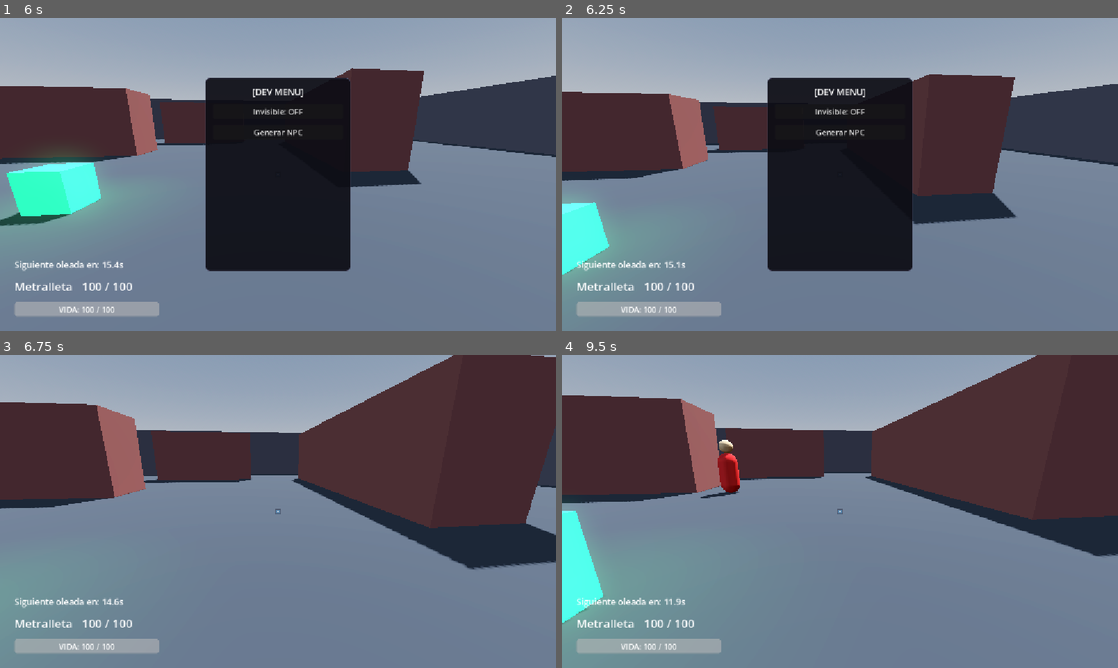
Above: before the commit, frames 1-4 (two rows, left to right).
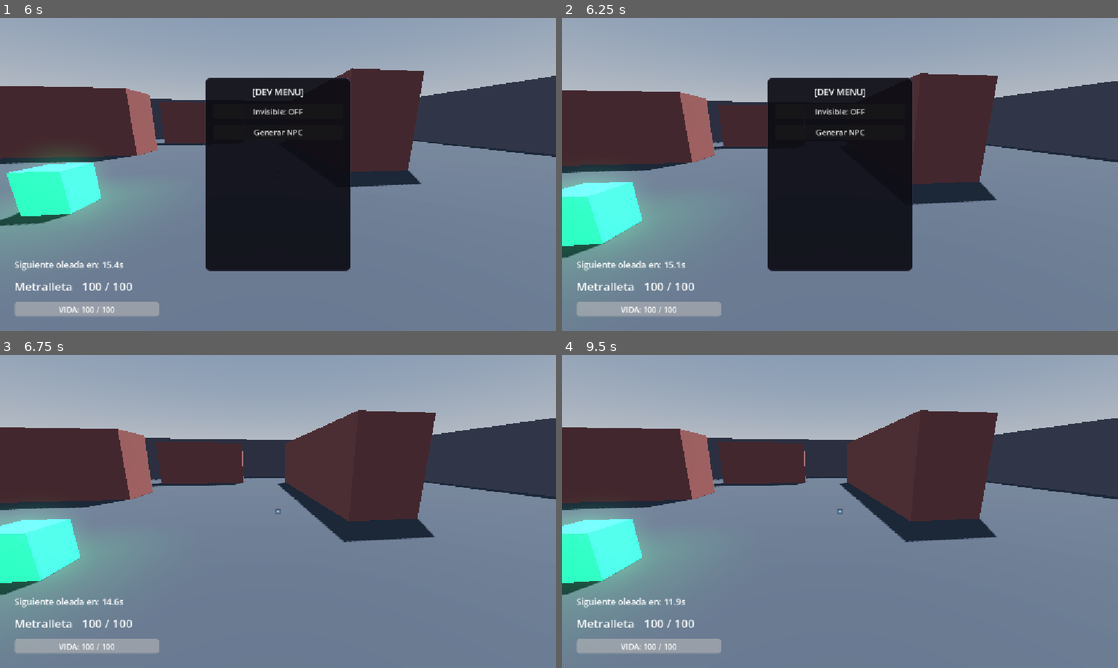
Above: after the commit, the same moments.

Repository: Jillkrav/Fps-Prueba
Game: Godot game, scene res://scenes/main_menu.tscn
Two runs of this game, one before a commit and one after it. Both use one fixed random seed, a clock stepped at 60 frames per second and the inputs below. The engine's default icon, where the game draws it, is replaced by a stand-in: a white triangle on a blue panel in a dark square.
Inputs (mouse positions are in pixels of both pictures, inside the frame that each line leads up to):
- Up to frame 1 (6 s): click "JUGAR" at 0.5 s; click "MAPA 1 (Laberíntico)" at 1.25 s; click "🔴 EQUIPO ROJO" at 2 s; click "USP" at 2.75 s; tap Enter (ui_accept) at 3.5, 3.77, 4.52 s; move the mouse to (305, 174) at 3.52 s; hold W 3.53-4.28 s; tap Q at 3.6 s; click (305, 174) at 3.67 s; move the mouse to (166, 190) at 4.27 s; hold S 4.28-5.03 s; tap R at 4.35 s; move the mouse to (333, 105) at 5.02 s; hold D 5.03-5.78 s; hold F 5.03-5.78 s; move the mouse to (250, 237) at 5.77 s; hold W from 5.78 s (still down); tap Space at 5.85 s; click (250, 237) at 5.92 s
- Up to frame 2 (6.25 s): keep holding W; tap Enter (ui_accept) at 6.02 s
- Up to frame 3 (6.75 s): move the mouse to (444, 558) at 6.52 s; release W at 6.53 s; hold A from 6.53 s (still down); tap Q at 6.6 s
- Up to frame 4 (9.5 s): tap Enter (ui_accept) at 6.77, 7.25, 7.52, 8, 9.02 s; move the mouse to (673, 464) at 7.27 s; tap R at 7.35 s; move the mouse to (867, 511) at 8.02 s; release A at 8.03 s; hold S 8.03-8.78 s; hold F 8.03-8.78 s; click (867, 511) at 8.17 s; move the mouse to (756, 433) at 8.77 s; hold D from 8.78 s (still down); tap Space at 8.85 s

Frame 1 is identical in both runs. In frame 2, 8.0% of the frame differs, in the area x 0-100%, y 17-83%; in frame 3, 25%; in frame 4, 27%, in the area x 0-100%, y 0-88%.

Commit message:
refactor(npc): NPC unico universal + mapa 3 sin spawn points

Diff:
--- a/scenes/maps/map_3.tscn
+++ b/scenes/maps/map_3.tscn
@@ -118,15 +118,7 @@
 
 [node name="EnemySpawner" type="Node3D" parent="."]
 script = ExtResource("3_spawner")
-
-[node name="SpawnPoint1" type="Marker3D" parent="EnemySpawner"]
-transform = Transform3D(1, 0, 0, 0, 1, 0, 0, 0, 1, -35, 0.5, -35)
-
-[node name="SpawnPoint2" type="Marker3D" parent="EnemySpawner"]
-transform = Transform3D(1, 0, 0, 0, 1, 0, 0, 0, 1, 35, 0.5, -35)
-
-[node name="SpawnPoint3" type="Marker3D" parent="EnemySpawner"]
-transform = Transform3D(1, 0, 0, 0, 1, 0, 0, 0, 1, 0, 0.5, -30)
+disabled = true
 
 [node name="HUDLayer" parent="." groups=["hud"] instance=ExtResource("4_hud")]
 
--- a/scripts/dev_menu.gd
+++ b/scripts/dev_menu.gd
@@ -2,8 +2,8 @@
 ## Nodo DevMenu en hud.tscn es tipo Control -> extends Control.
 extends Control
 
-const NPC_CON_ARMA: String = "res://scenes/npcs/npc_pistolero.tscn"
-const NPC_MELEE:    String = "res://scenes/npcs/npc_melee.tscn"
+# Solo usa npc_base.tscn: el arma determina el comportamiento
+const NPC_SCENE: String = "res://scenes/npcs/npc_base.tscn"
 
 @onready var panel_principal: Panel        = $PanelPrincipal
 @onready var panel_npc: Panel              = $PanelNPC
@@ -23,10 +23,9 @@
 func _ready() -> void:
 	process_mode = Node.PROCESS_MODE_ALWAYS
 
+	# opt_tipo_npc se reutiliza como selector de arma directamente
 	opt_tipo_npc.clear()
-	opt_tipo_npc.add_item("Con Arma")
-	opt_tipo_npc.add_item("Melee")
-	opt_tipo_npc.item_selected.connect(_on_tipo_npc_changed)
+	_poblar_armas_en(opt_tipo_npc)
 
 	opt_relacion.clear()
 	opt_relacion.add_item("Enemigo",  NpcBase.Relacion.ENEMIGO)
@@ -38,8 +37,6 @@
 	opt_experiencia.add_item("Media", NpcBase.Experiencia.MEDIA)
 	opt_experiencia.add_item("Alta",  NpcBase.Experiencia.ALTA)
 
-	_crear_selector_arma()
-
 	visible = false
 	panel_principal.visible = true
 	panel_npc.visible = false
@@ -49,31 +46,22 @@
 	btn_spawn.pressed.connect(_on_spawn_pressed)
 	btn_volver.pressed.connect(_on_volver_pressed)
 
-func _crear_selector_arma() -> void:
-	if opt_arma_dinamico != null:
-		opt_arma_dinamico.queue_free()
-	opt_arma_dinamico = OptionButton.new()
-	opt_arma_dinamico.add_theme_font_size_override("font_size", 14)
-	$PanelNPC/VBox.add_child(opt_arma_dinamico)
-	$PanelNPC/VBox.move_child(opt_arma_dinamico, btn_spawn.get_index())
-	_poblar_armas()
-
-func _poblar_armas() -> void:
-	if opt_arma_dinamico == null:
-		return
+func _poblar_armas_en(opt: OptionButton) -> void:
 	_armas_lista.clear()
-	opt_arma_dinamico.clear()
+	opt.clear()
 	var armas_raw: Dictionary = {}
 	if ConfigManager and ConfigManager._data.has("Armas"):
 		armas_raw = ConfigManager._data["Armas"]
 	for categoria in armas_raw.keys():
 		for nombre in armas_raw[categoria].keys():
 			_armas_lista.append(nombre)
-			opt_arma_dinamico.add_item("%s [%s]" % [nombre, categoria])
-	if _armas_lista.is_empty():
-		_armas_lista = ["USP"]
-		opt_arma_dinamico.add_item("USP [Pistolas]")
-		push_warning("DevMenu: sin armas en ConfigManager, usando USP como fallback")
+			opt.add_item("%s [%s]" % [nombre, categoria])
+	# Opcion sin arma (melee)
+	_armas_lista.append("")
+	opt.add_item("Sin arma (Melee)")
+	if _armas_lista.is_empty() or (_armas_lista.size() == 1 and _armas_lista[0] == ""):
+		_armas_lista = [""]
+		push_warning("DevMenu: sin armas en ConfigManager, solo opcion Melee disponible")
 
 func toggle_menu() -> void:
 	visible = !visible
@@ -105,33 +93,25 @@
 	panel_npc.visible = false
 	panel_principal.visible = true
 
-func _on_tipo_npc_changed(index: int) -> void:
-	if opt_arma_dinamico != null:
-		opt_arma_dinamico.disabled = (index == 1)
-
 func _on_spawn_pressed() -> void:
-	var es_melee: bool = (opt_tipo_npc.get_selected() == 1)
-	var escena_path: String = NPC_MELEE if es_melee else NPC_CON_ARMA
-
-	var packed: PackedScene = load(escena_path)
+	var packed: PackedScene = load(NPC_SCENE)
 	if not packed:
-		push_error("DevMenu: no se pudo cargar escena: " + escena_path)
+		push_error("DevMenu: no se pudo cargar escena: " + NPC_SCENE)
 		return
 
 	var npc: NpcBase = packed.instantiate() as NpcBase
 	if not npc:
-		push_error("DevMenu: la escena no es un NpcBase: " + escena_path)
+		push_error("DevMenu: la escena no instancio NpcBase")
 		return
 
-	# Marcar que la relacion fue forzada ANTES de add_child para que _ready() no la pise
+	# Asignar relacion, experiencia y arma ANTES de add_child
 	npc._relacion_forzada = true
 	npc.relacion    = opt_relacion.get_selected_id() as NpcBase.Relacion
 	npc.experiencia = opt_experiencia.get_selected_id() as NpcBase.Experiencia
 
-	if not es_melee and opt_arma_dinamico != null:
-		var idx: int = opt_arma_dinamico.get_selected()
-		if idx >= 0 and idx < _armas_lista.size():
-			npc.nombre_arma = _armas_lista[idx]
+	var idx: int = opt_tipo_npc.get_selected()
+	if idx >= 0 and idx < _armas_lista.size():
+		npc.nombre_arma = _armas_lista[idx]
 
 	var player: Node3D = get_tree().get_first_node_in_group("player") as Node3D
 	if not player:
@@ -147,12 +127,7 @@
 	world.add_child(npc)
 	npc.global_transform.origin = spawn_pos
 
-	var arma_txt: String = "Melee"
-	if not es_melee and opt_arma_dinamico != null:
-		var idx: int = opt_arma_dinamico.get_selected()
-		if idx >= 0 and idx < _armas_lista.size():
-			arma_txt = _armas_lista[idx]
-
+	var arma_txt: String = npc.nombre_arma if npc.nombre_arma != "" else "Melee"
 	lbl_status.text = "NPC: %s | %s | Arma: %s" % [
 		opt_relacion.get_item_text(opt_relacion.get_selected()),
 		opt_experiencia.get_item_text(opt_experiencia.get_selected()),
--- a/scripts/npc_base.gd
+++ b/scripts/npc_base.gd
@@ -1,4 +1,8 @@
 # scripts/npc_base.gd
+# NPC UNIVERSAL: el comportamiento de combate depende del arma asignada.
+# Si el arma tiene rango > 1.8 metros => ataca con raycast (disparo).
+# Si no => ataca cuerpo a cuerpo.
+# No se necesitan subclases NpcPistolero/NpcEscopetero/NpcMelee.
 extends CharacterBody3D
 class_name NpcBase
 
@@ -27,12 +31,13 @@
 @export var estado:      Estado      = Estado.IDLE
 
 ## Equipo al que pertenece: "rojo" o "azul".
-## Los NPC con relacion ENEMIGO son siempre equipo "rojo".
-## Los NPC con relacion AMIGABLE heredan el equipo del jugador.
 @export var equipo: String = "rojo"
 
-## Nombre del arma a usar (debe coincidir exactamente con la clave en skill.cfg.json).
+## Nombre del arma a usar. Si esta vacio, el NPC pelea cuerpo a cuerpo.
 @export var nombre_arma: String = ""
+
+# Usado por el spawner/DevMenu para indicar que relacion fue asignada externamente
+var _relacion_forzada: bool = false
 
 # ─────────────────────────────────────────
 # COMBATE
@@ -40,7 +45,7 @@
 
 @export var max_health:   float = 100.0
 @export var speed:        float = 3.0
-@export var damage:       float = 10.0
+@export var damage:       float = 15.0
 @export var attack_range: float = 2.0
 @export var attack_rate:  float = 1.0
 
@@ -54,7 +59,12 @@
 var is_dead:          bool   = false
 var _base_color:      Color  = Color.WHITE
 
-# Cast explicito a float para evitar warning "Variant value"
+# true = ataca a distancia con raycast; false = cuerpo a cuerpo
+var _es_ranged: bool = false
+
+# Si el arma tiene patron escopeta (multiples rayos)
+var _es_escopeta: bool = false
+
 var gravity: float = float(ProjectSettings.get_setting("physics/3d/default_gravity"))
 
 @onready var navigation_agent: NavigationAgent3D = get_node_or_null("NavigationAgent3D")
@@ -70,6 +80,7 @@
 # ─────────────────────────────────────────
 
 func _ready() -> void:
+	# Vida segun relacion
 	if max_health == 100.0:
 		if relacion == Relacion.AMIGABLE:
 			max_health = ConfigManager.get_vida_npc("Aliado")
@@ -77,34 +88,83 @@
 			max_health = ConfigManager.get_vida_npc("Enemigo")
 	current_health = max_health
 
-	# Asignar equipo segun relacion si no fue forzado externamente
-	if relacion == Relacion.ENEMIGO:
-		equipo = "rojo"
-	# AMIGABLE: el equipo lo asigna el spawner segun el equipo del jugador
-
+	# Equipo segun relacion si no fue forzado
+	if not _relacion_forzada:
+		if relacion == Relacion.ENEMIGO:
+			equipo = "rojo"
+
+	# Configurar estadisticas de combate segun el arma del config
+	_configurar_arma()
 	_apply_relation_color()
 	_pick_target()
 	_setup_healthbar()
 
+func _configurar_arma() -> void:
+	# Sin arma: pelea melee con valores por defecto
+	if nombre_arma == "":
+		_es_ranged   = false
+		_es_escopeta = false
+		attack_range = 1.8
+		attack_rate  = 1.0
+		speed        = 4.0
+		damage       = 15.0
+		return
+
+	var cfg: Dictionary = ConfigManager.get_arma(nombre_arma)
+	if cfg.is_empty():
+		# Arma no encontrada, fallback melee
+		_es_ranged   = false
+		attack_range = 1.8
+		return
+
+	# Leer rango del config (clave "RangoAtaque" o fallback 10.0 si es arma)
+	var rango_cfg: float = float(cfg.get("RangoAtaque", 10.0))
+	attack_range = rango_cfg
+
+	# Si el rango es mayor a 1.8 metros, el NPC ataca a distancia
+	_es_ranged = rango_cfg > 1.8
+
+	# Detectar si es escopeta por el campo Categoria o nombre
+	var categoria: String = str(cfg.get("Categoria", "")).to_lower()
+	_es_escopeta = categoria.contains("escopeta") or nombre_arma.to_lower().contains("shotgun")
+
+	# DaNNO: preferir DaNNOAlNPC si existe
+	var danno_raw = cfg.get("DannoAlNPC", cfg.get("DaNNOAlNPC", cfg.get("DaNNÃ±oAlNPC", cfg.get("DañoAlNPC", 0.0))))
+	var danno_val: float = float(danno_raw)
+	if danno_val <= 0.0:
+		danno_val = float(cfg.get("Danno", cfg.get("Dano", 20.0)))
+	damage = danno_val
+
+	# Velocidad y cadencia segun tipo
+	if _es_ranged:
+		speed       = 2.5
+		attack_rate = float(cfg.get("CadenciaSegundos", 1.5))
+	else:
+		speed       = 4.0
+		attack_rate = 1.0
+
 func _physics_process(delta: float) -> void:
 	if is_dead:
 		return
 
-	# Mantener la barra de vida mirando siempre a la camara
+	# Barra de vida siempre de cara a la camara
 	if _healthbar_root and is_instance_valid(_healthbar_root):
 		var cam: Camera3D = get_viewport().get_camera_3d()
 		if cam:
 			_healthbar_root.look_at(cam.global_transform.origin, Vector3.UP)
 
+	# Re-buscar objetivo si el actual murio o es invalido
 	if target == null or not is_instance_valid(target) \
 			or (target.has_method("is_dead") and target.get("is_dead") == true):
 		_pick_target()
 
+	# Gravedad
 	if not is_on_floor():
 		velocity.y -= gravity * delta
 	else:
 		velocity.y = 0.0
 
+	# Si el jugador esta invisible, el NPC enemigo se detiene
 	if relacion == Relacion.ENEMIGO:
 		var player: Node = get_tree().get_first_node_in_group("player")
 		if player and player.is_in_group("invisible_to_npc"):
@@ -150,7 +210,6 @@
 	_healthbar_root.position = Vector3(0, 2.4, 0)
 	add_child(_healthbar_root)
 
-	# ── Fondo gris ──
 	_healthbar_bg      = MeshInstance3D.new()
 	var bg_mesh        := QuadMesh.new()
 	bg_mesh.size       = Vector2(1.1, 0.18)
@@ -163,7 +222,6 @@
 	_healthbar_bg.set_surface_override_material(0, bg_mat)
 	_healthbar_root.add_child(_healthbar_bg)
 
-	# ── Relleno (vida actual) ──
 	_healthbar_fill      = MeshInstance3D.new()
 	var fill_mesh        := QuadMesh.new()
 	fill_mesh.size       = Vector2(1.0, 0.13)
@@ -175,7 +233,6 @@
 	_healthbar_fill.set_surface_override_material(0, fill_mat)
 	_healthbar_root.add_child(_healthbar_fill)
 
-	# ── Label nombre del arma ──
 	_weapon_label_3d                  = Label3D.new()
 	_weapon_label_3d.position         = Vector3(0, 0.18, 0.01)
 	_weapon_label_3d.font_size        = 24
@@ -184,7 +241,7 @@
 	_weapon_label_3d.outline_modulate = Color(0, 0, 0, 0.8)
 	_weapon_label_3d.billboard        = BaseMaterial3D.BILLBOARD_DISABLED
 	_weapon_label_3d.double_sided     = true
-	_weapon_label_3d.text             = nombre_arma if nombre_arma != "" else "---"
+	_weapon_label_3d.text             = nombre_arma if nombre_arma != "" else "Melee"
 	_healthbar_root.add_child(_weapon_label_3d)
 
 	_update_healthbar()
@@ -195,8 +252,6 @@
 	var ratio: float = clamp(current_health / max_health, 0.0, 1.0)
 	_healthbar_fill.scale.x    = ratio
 	_healthbar_fill.position.x = (ratio - 1.0) * 0.5
-
-	# Cast explicito a StandardMaterial3D para evitar warning de Variant
 	var fill_mat: StandardMaterial3D = _healthbar_fill.get_surface_override_material(0) as StandardMaterial3D
 	if fill_mat:
 		if ratio > 0.5:
@@ -209,7 +264,7 @@
 func update_weapon_label(nombre: String) -> void:
 	nombre_arma = nombre
 	if is_instance_valid(_weapon_label_3d):
-		_weapon_label_3d.text = nombre if nombre != "" else "---"
+		_weapon_label_3d.text = nombre if nombre != "" else "Melee"
 
 # ─────────────────────────────────────────
 # RELACION
@@ -236,48 +291,32 @@
 	mesh.set_surface_override_material(0, mat)
 
 # ─────────────────────────────────────────
-# SELECCION DE OBJETIVO (IA DE EQUIPOS)
-# ─────────────────────────────────────────
-# Logica:
-#   - Un NPC ENEMIGO (equipo rojo) ataca al jugador Y a NPC AMIGABLE.
-#   - Un NPC AMIGABLE (equipo azul u otro) ataca a NPC ENEMIGO Y al jugador
-#     si el jugador es del equipo contrario.
-#   - El equipo del jugador se lee desde GameState.selected_team.
+# SELECCION DE OBJETIVO
 # ─────────────────────────────────────────
 
 func _es_enemigo_de(otro: Node) -> bool:
 	if not is_instance_valid(otro):
 		return false
-
-	# Otro es el jugador
 	if otro.is_in_group("player"):
 		var gs: Node = get_node_or_null("/root/GameState")
 		var equipo_jugador: String = "azul"
 		if gs and "selected_team" in gs:
 			equipo_jugador = gs.selected_team
-		# Si somos del mismo equipo que el jugador, NO es enemigo
 		return equipo != equipo_jugador
-
-	# Otro es un NPC
 	if otro is NpcBase:
 		return equipo != otro.equipo
-
 	return false
 
 func _pick_target() -> void:
 	target = null
 	var closest_dist: float = INF
-
-	# Evaluar al jugador como posible objetivo
 	var player: Node = get_tree().get_first_node_in_group("player")
 	if player and is_instance_valid(player) and _es_enemigo_de(player):
 		var d: float = global_transform.origin.distance_to((player as Node3D).global_transform.origin)
 		if d < closest_dist:
 			closest_dist = d
 			target = player as Node3D
-
-	# Evaluar NPC como posibles objetivos
-	for node in get_tree().get_nodes_in_group("npc"):
+	for node in get_tree().get_nodes_in_group("npcs"):
 		if node == self:
 			continue
 		if node is NpcBase and not node.is_dead and _es_enemigo_de(node):
@@ -306,8 +345,51 @@
 		perform_attack()
 
 func perform_attack() -> void:
-	if target and target.has_method("take_damage"):
-		target.take_damage(damage)
+	if target == null or not is_instance_valid(target):
+		return
+	if target.has_method("is_dead") and target.get("is_dead"):
+		return
+
+	if _es_ranged:
+		_atacar_a_distancia()
+	else:
+		_atacar_melee()
+
+func _atacar_melee() -> void:
+	target.take_damage(damage)
+
+func _atacar_a_distancia() -> void:
+	var space_state: PhysicsDirectSpaceState3D = get_world_3d().direct_space_state
+	var origin_pos: Vector3 = global_transform.origin + Vector3(0, 1.0, 0)
+	var target_pos: Vector3 = target.global_transform.origin + Vector3(0, 1.0, 0)
+
+	if _es_escopeta:
+		# Escopeta: 5 rayos con dispersion
+		var impactos: int = 0
+		var dist: float = global_transform.origin.distance_to(target.global_transform.origin)
+		var damage_mult: float = clamp((attack_range - dist) / attack_range, 0.2, 1.0)
+		for _i in range(5):
+			var spread_end: Vector3 = target_pos + Vector3(
+				randf_range(-0.5, 0.5),
+				randf_range(-0.5, 0.5),
+				randf_range(-0.5, 0.5)
+			)
+			var q := PhysicsRayQueryParameters3D.create(origin_pos, spread_end)
+			q.exclude = [self]
+			var res: Dictionary = space_state.intersect_ray(q)
+			if res and res.get("collider") == target:
+				impactos += 1
+			draw_debug_laser(origin_pos, spread_end, Color.ORANGE)
+		if impactos > 0:
+			target.take_damage(damage * damage_mult * impactos)
+	else:
+		# Arma de fuego normal: 1 rayo preciso
+		var q := PhysicsRayQueryParameters3D.create(origin_pos, target_pos)
+		q.exclude = [self]
+		var res: Dictionary = space_state.intersect_ray(q)
+		if res and res.get("collider") == target:
+			target.take_damage(damage)
+			draw_debug_laser(origin_pos, target_pos, Color.YELLOW)
 
 func take_damage(amount: float) -> void:
 	if is_dead:
@@ -343,9 +425,9 @@
 	var mesh_instance  := MeshInstance3D.new()
 	var immediate_mesh := ImmediateMesh.new()
 	var material       := StandardMaterial3D.new()
-	mesh_instance.mesh          = immediate_mesh
-	material.shading_mode       = StandardMaterial3D.SHADING_MODE_UNSHADED
-	material.albedo_color       = color
+	mesh_instance.mesh           = immediate_mesh
+	material.shading_mode        = StandardMaterial3D.SHADING_MODE_UNSHADED
+	material.albedo_color        = color
 	mesh_instance.material_override = material
 	get_parent().add_child(mesh_instance)
 	immediate_mesh.surface_begin(Mesh.PRIMITIVE_LINES)
--- a/scripts/spawner.gd
+++ b/scripts/spawner.gd
@@ -1,26 +1,29 @@
 # scripts/spawner.gd
+# Spawner universal: usa solo npc_base.tscn y asigna armas aleatorias del config.
 extends Node3D
 class_name NpcSpawner
 
-@export var spawn_interval: float = 20.0
-@export var spawn_count_per_cycle: int = 3
-@export var spawn_points_paths: Array[NodePath] = []
+@export var spawn_interval:         float = 20.0
+@export var spawn_count_per_cycle:  int   = 3
+@export var spawn_points_paths:     Array[NodePath] = []
 
-## Porcentaje de NPC aliados (Relacion.AMIGABLE) por wave (0.0 = todos enemigos, 1.0 = todos aliados)
+## Porcentaje de NPC aliados (0.0 = todos enemigos, 1.0 = todos aliados)
 @export_range(0.0, 1.0) var aliado_ratio: float = 0.0
 
-var npc_melee_scene: PackedScene      = preload("res://scenes/npcs/npc_melee.tscn")
-var npc_pistolero_scene: PackedScene  = preload("res://scenes/npcs/npc_pistolero.tscn")
-var npc_escopetero_scene: PackedScene = preload("res://scenes/npcs/npc_escopetero.tscn")
+## Si es true, el spawner no genera nada (util para mapas de testeo)
+@export var disabled: bool = false
+
+var npc_scene: PackedScene = preload("res://scenes/npcs/npc_base.tscn")
 
 var spawn_timer: Timer
 var spawn_points: Array[Marker3D] = []
 var hud: CanvasLayer = null
-
-# Mientras el selector de armas este abierto, el timer se pausa.
 var _selector_abierto: bool = false
 
 func _ready() -> void:
+	if disabled:
+		return
+
 	for path in spawn_points_paths:
 		var node: Node = get_node_or_null(path)
 		if node is Marker3D:
@@ -33,7 +36,7 @@
 
 	spawn_timer = Timer.new()
 	spawn_timer.wait_time = spawn_interval
-	spawn_timer.one_shot = false
+	spawn_timer.one_shot  = false
 	spawn_timer.autostart = true
 	add_child(spawn_timer)
 	spawn_timer.timeout.connect(_on_spawn_timeout)
@@ -46,69 +49,73 @@
 
 	call_deferred("spawn_wave")
 
-# ── API publica para pausar/reanudar el spawn desde el HUD ──────────
 func pausar_spawn() -> void:
 	_selector_abierto = true
-	if not spawn_timer.is_paused():
+	if spawn_timer and not spawn_timer.is_paused():
 		spawn_timer.set_paused(true)
 
 func reanudar_spawn() -> void:
 	_selector_abierto = false
-	if spawn_timer.is_paused():
+	if spawn_timer and spawn_timer.is_paused():
 		spawn_timer.set_paused(false)
 
 func _process(_delta: float) -> void:
-	if _selector_abierto:
+	if disabled or _selector_abierto:
 		return
-	if not spawn_timer.is_stopped():
+	if spawn_timer and not spawn_timer.is_stopped():
 		if hud and hud.has_method("update_spawn_timer"):
 			hud.update_spawn_timer(spawn_timer.time_left)
 		else:
 			hud = get_tree().get_first_node_in_group("hud") as CanvasLayer
 
 func _on_spawn_timeout() -> void:
-	if _selector_abierto:
+	if disabled or _selector_abierto:
 		return
 	spawn_wave()
 
 func spawn_wave() -> void:
-	if spawn_points.is_empty():
+	if disabled or spawn_points.is_empty():
 		return
 	if not is_inside_tree() or not get_parent().is_inside_tree():
 		return
 
-	# Leer equipo del jugador para asignarlo a los aliados
 	var equipo_jugador: String = "azul"
 	var gs: Node = get_node_or_null("/root/GameState")
 	if gs and "selected_team" in gs:
 		equipo_jugador = gs.selected_team
 	var equipo_enemigo: String = "rojo" if equipo_jugador == "azul" else "azul"
 
-	for i in range(spawn_count_per_cycle):
+	# Obtener lista de armas disponibles del config
+	var armas_lista: Array[String] = []
+	if ConfigManager and ConfigManager._data.has("Armas"):
+		for categoria in ConfigManager._data["Armas"].keys():
+			for nombre in ConfigManager._data["Armas"][categoria].keys():
+				armas_lista.append(nombre)
+	# Fallback si no hay config de armas
+	if armas_lista.is_empty():
+		armas_lista = [""]
+
+	for _i in range(spawn_count_per_cycle):
 		var point: Marker3D = spawn_points[randi() % spawn_points.size()]
 		if not point.is_inside_tree():
 			continue
-
-		var npc_scene: PackedScene
-		var roll: float = randf()
-		if roll < 0.5:
-			npc_scene = npc_melee_scene
-		elif roll < 0.8:
-			npc_scene = npc_pistolero_scene
-		else:
-			npc_scene = npc_escopetero_scene
 
 		var npc: NpcBase = npc_scene.instantiate() as NpcBase
 		if not npc:
 			continue
 
-		# Asignar relacion Y equipo ANTES de add_child para que _ready() los reciba
+		# Asignar relacion y equipo ANTES de add_child
 		if randf() < aliado_ratio:
-			npc.relacion = NpcBase.Relacion.AMIGABLE
-			npc.equipo   = equipo_jugador
+			npc.relacion          = NpcBase.Relacion.AMIGABLE
+			npc.equipo            = equipo_jugador
+			npc._relacion_forzada = true
 		else:
-			npc.relacion = NpcBase.Relacion.ENEMIGO
-			npc.equipo   = equipo_enemigo
+			npc.relacion          = NpcBase.Relacion.ENEMIGO
+			npc.equipo            = equipo_enemigo
+			npc._relacion_forzada = true
+
+		# Asignar arma aleatoria del config
+		npc.nombre_arma = armas_lista[randi() % armas_lista.size()]
 
 		var spawn_pos: Vector3 = point.global_transform.origin + Vector3(
 			randf_range(-1.0, 1.0), 0.0, randf_range(-1.0, 1.0)
